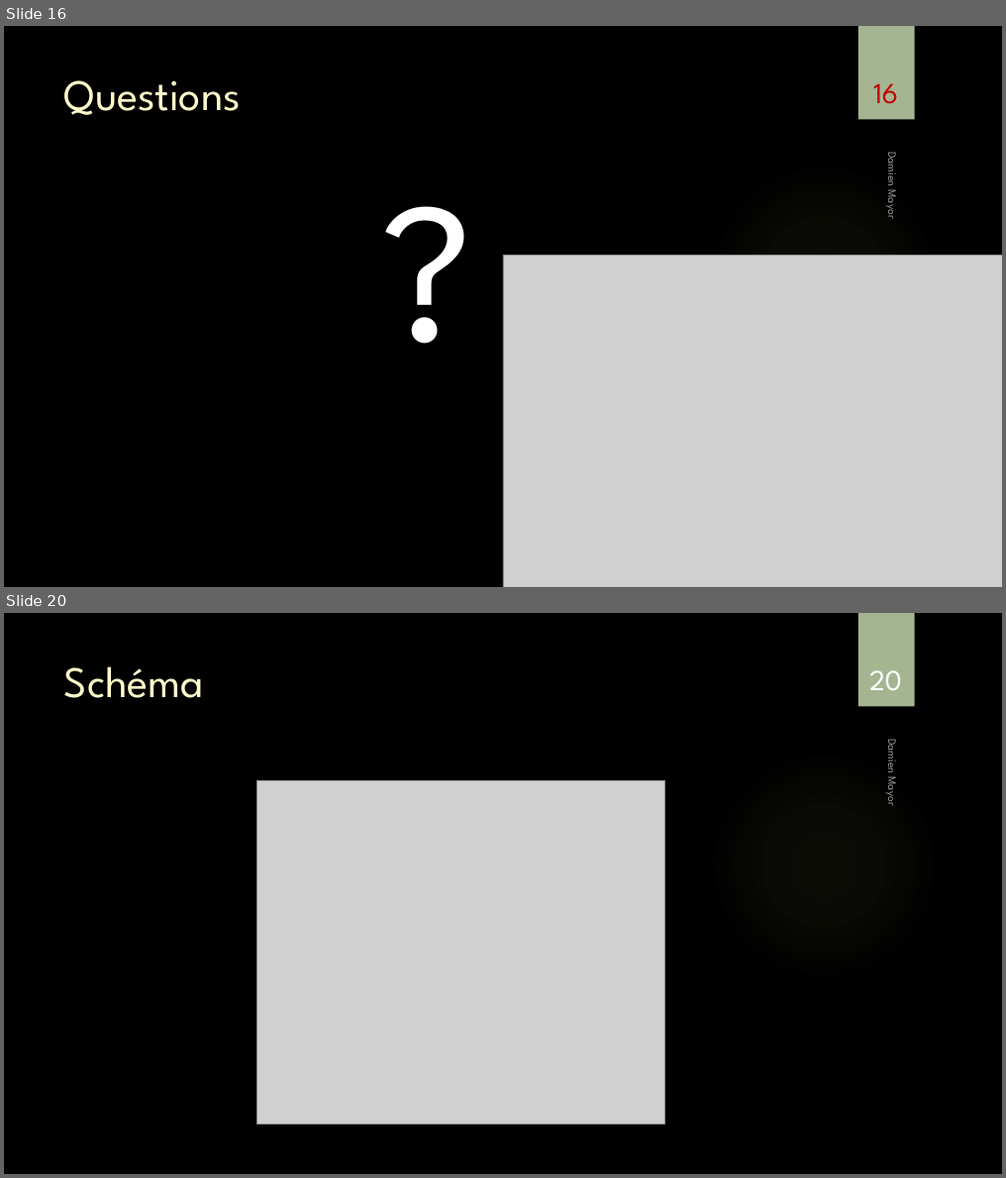
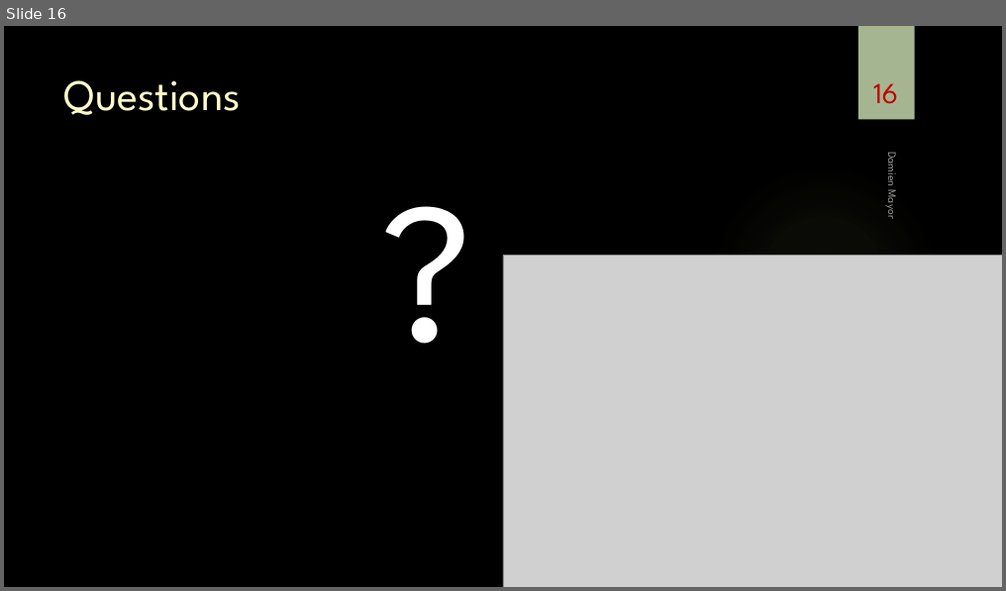
Before and after one commit to damienmayor/TPI, a slide deck: Présentation/Présentation TPI DMA.pptx. Shown one above the other, each under a label of ours: slides 16 and 20 before the commit, slide 16 after it; the slides between them are not shown. The pictures are 1006x1178 and 1006x591 pixels, drawn with LibreOffice and Linux fonts; fonts in the diff are those of the drawing; grey boxes stand for pictures; background and template pictures are left out. Boxes give left, top, right and bottom in pixels: in the first picture for what was removed or moved away, otherwise in the second. Text is boxed around its words. In the diff, an @@ line names an element or a change of style, - is before the commit and + after.

```diff
--- a/Présentation/Présentation TPI DMA.pptx
+++ b/Présentation/Présentation TPI DMA.pptx
@@ slide 20 removed at (4, 613, 1002, 1174), background picture (left out); not listed: 2 template elements that a slide beside it also shows @@
@@ title removed at (64, 666, 204, 698) @@
-Schéma
@@ page number removed at (869, 670, 902, 690) @@
-20
@@ text removed at (884, 742, 901, 805) @@
-Damien Mayor
@@ picture removed at (256, 780, 664, 1124) @@
```
Also in this commit, not shown: 11 slides changed, 10 other slides removed.
